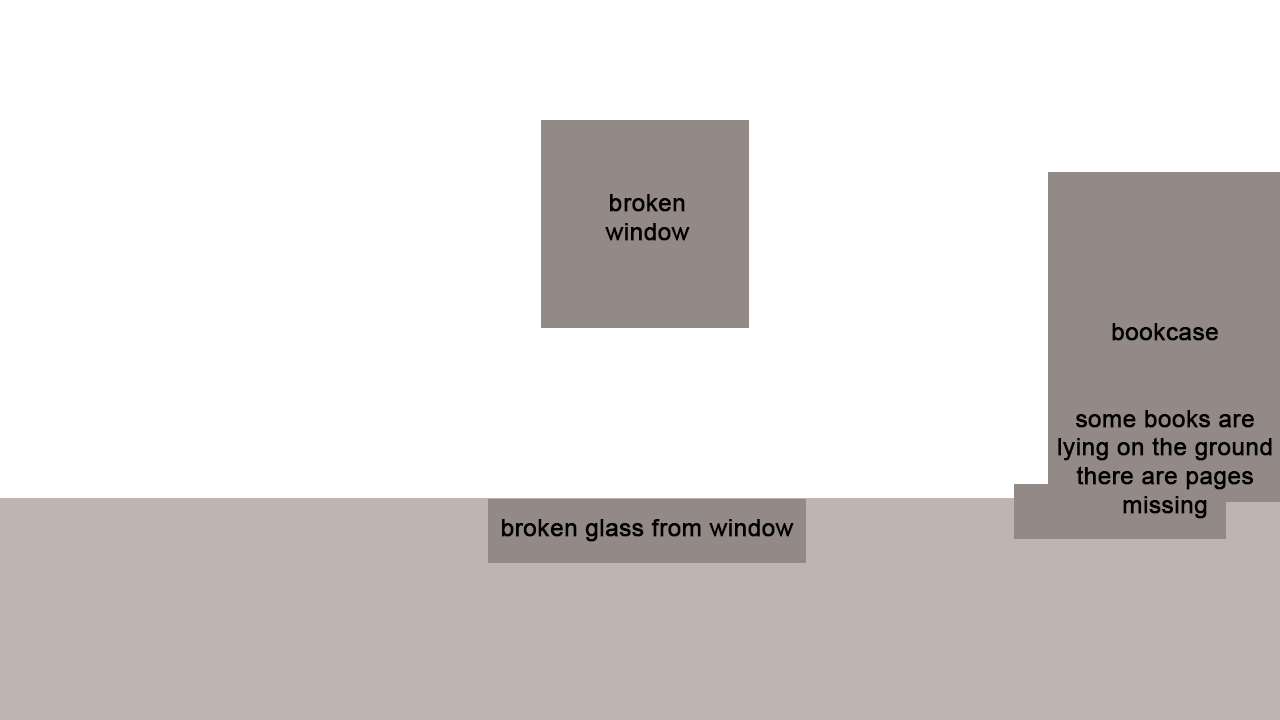
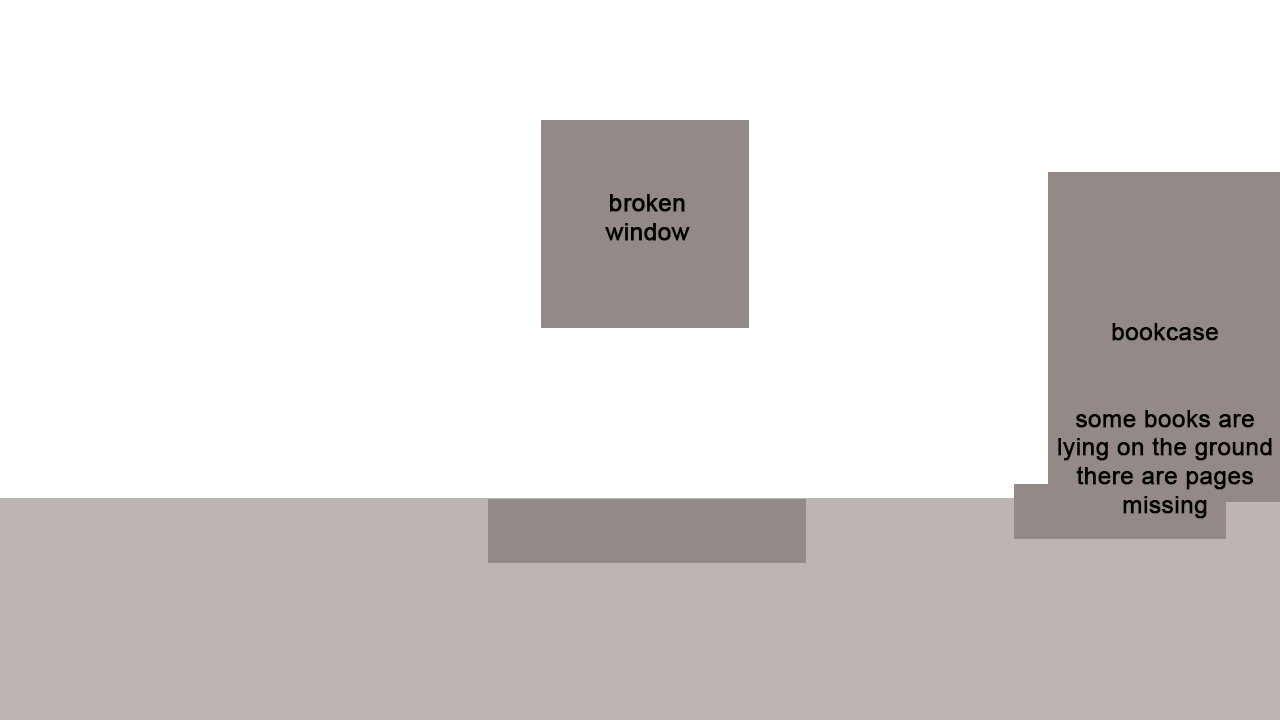
Two versions of the same layered image (1280x720). Layer-by-layer changes:
removed layer "broken window" over bbox(605, 194, 690, 241)
added layer "brokenWindow" above "broken glass from window" over bbox(605, 194, 690, 241)
hid "broken glass from window" over bbox(502, 519, 794, 542)
